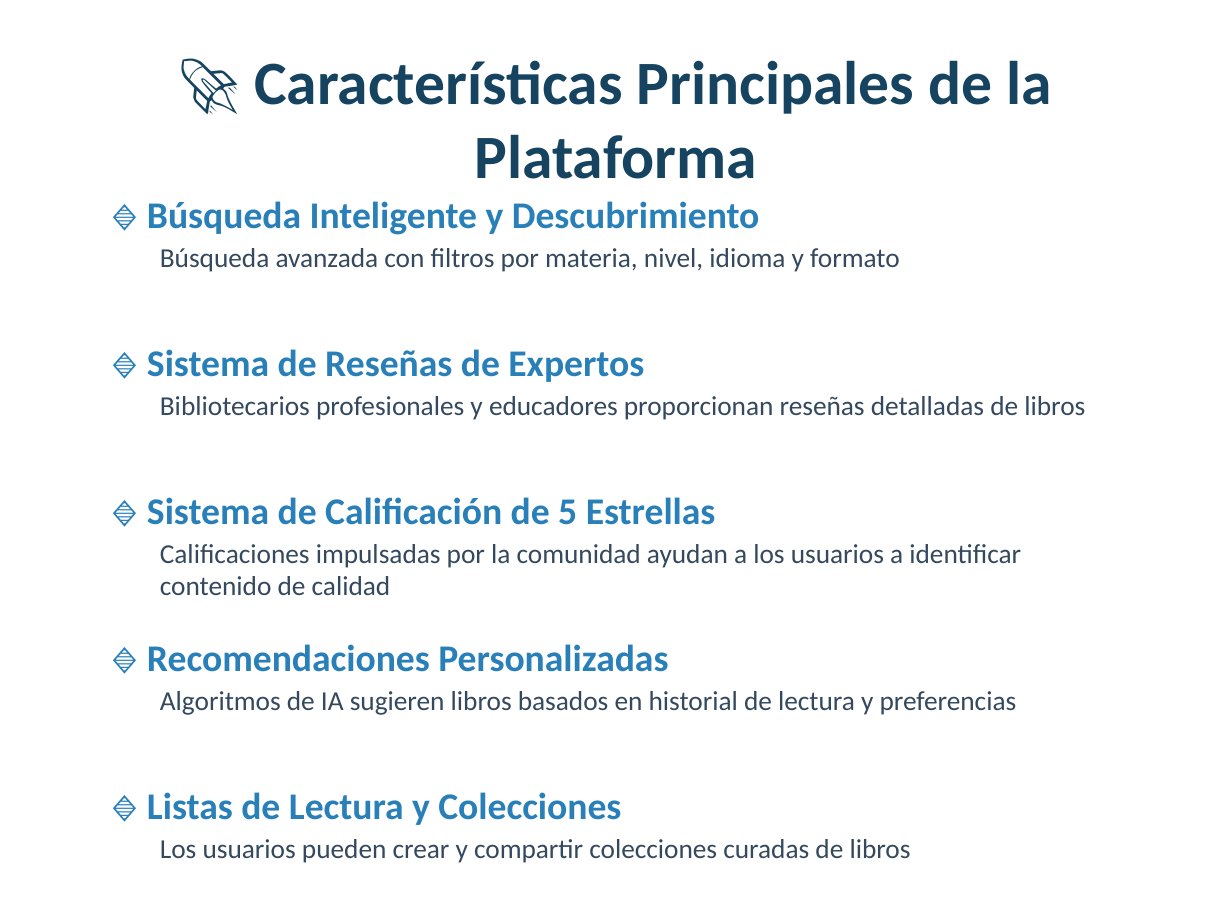
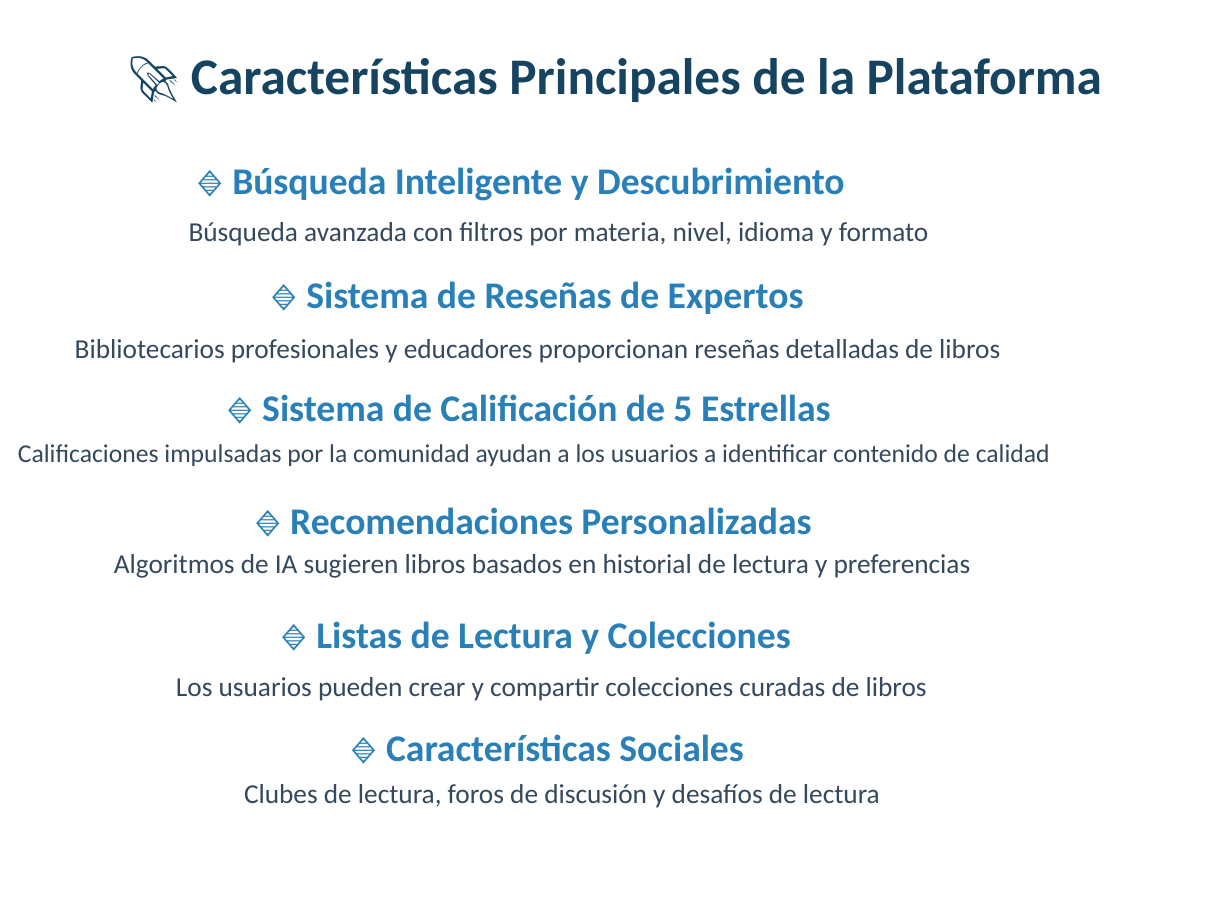
Before and after one commit to AngelTech90/University_documents, a slide deck: slide 5 of Programming_project/presentation_powerpoint/LibraryLink_Plataforma_Libros_Gratuitos_Presentacion.pptx. Drawn at 1232x924 pixels with LibreOffice and Linux fonts; fonts in the diff are those of the drawing. Boxes give left, top, right and bottom in pixels: in the first picture for what was removed or moved away, otherwise in the second. Text is boxed around its words. In the diff, an @@ line names an element or a change of style, - is before the commit and + after.

```diff
--- a/Programming_project/presentation_powerpoint/LibraryLink_Plataforma_Libros_Gratuitos_Presentacion.pptx
+++ b/Programming_project/presentation_powerpoint/LibraryLink_Plataforma_Libros_Gratuitos_Presentacion.pptx
@@ text "🚀 Características Principales de la ...": place and size @@
-text "🚀 Características Principales de la ..." at bbox=[254, 60, 1051, 179]
+text "🚀 Características Principales de la ..." at bbox=[191, 58, 1102, 102]
@@ text "🚀 Características Principales de la ..." at bbox=[191, 58, 1102, 102]: size 36 to 30 pt @@
@@ text "🔹 Búsqueda Inteligente y Descubrimiento": place and size @@
-text "🔹 Búsqueda Inteligente y Descubrimiento" at bbox=[147, 201, 760, 235]
+text "🔹 Búsqueda Inteligente y Descubrimiento" at bbox=[232, 167, 845, 201]
@@ text "Búsqueda avanzada con filtros por ...": place and size @@
-text "Búsqueda avanzada con filtros por ..." at bbox=[160, 248, 900, 272]
+text "Búsqueda avanzada con filtros por ..." at bbox=[189, 222, 929, 246]
@@ text "🔹 Sistema de Reseñas de ...": place and size @@
-text "🔹 Sistema de Reseñas de ..." at bbox=[147, 349, 644, 382]
+text "🔹 Sistema de Reseñas de ..." at bbox=[306, 281, 804, 314]
@@ text "Bibliotecarios profesionales y educadores proporcionan ...": place and size @@
-text "Bibliotecarios profesionales y educadores proporcionan ..." at bbox=[160, 396, 1085, 420]
+text "Bibliotecarios profesionales y educadores proporcionan ..." at bbox=[75, 339, 1000, 363]
@@ text "🔹 Sistema de Calificación de ...": place and size @@
-text "🔹 Sistema de Calificación de ..." at bbox=[147, 497, 716, 525]
+text "🔹 Sistema de Calificación de ..." at bbox=[262, 394, 831, 422]
@@ text "Calificaciones impulsadas por la comunidad ...": place and size @@
-text "Calificaciones impulsadas por la comunidad ..." at bbox=[160, 544, 1021, 595]
+text "Calificaciones impulsadas por la comunidad ..." at bbox=[18, 444, 1050, 466]
@@ text "Calificaciones impulsadas por la comunidad ..." at bbox=[18, 444, 1050, 466]: size 16 to 15 pt @@
@@ text "🔹 Recomendaciones Personalizadas": place and size @@
-text "🔹 Recomendaciones Personalizadas" at bbox=[147, 644, 668, 672]
+text "🔹 Recomendaciones Personalizadas" at bbox=[290, 507, 811, 535]
@@ text "Algoritmos de IA sugieren libros ...": place and size @@
-text "Algoritmos de IA sugieren libros ..." at bbox=[160, 691, 1017, 715]
+text "Algoritmos de IA sugieren libros ..." at bbox=[114, 554, 971, 578]
@@ text "🔹 Listas de Lectura y ...": place and size @@
-text "🔹 Listas de Lectura y ..." at bbox=[147, 792, 621, 825]
+text "🔹 Listas de Lectura y ..." at bbox=[316, 621, 791, 654]
@@ text "Los usuarios pueden crear y ...": place and size @@
-text "Los usuarios pueden crear y ..." at bbox=[160, 839, 911, 863]
+text "Los usuarios pueden crear y ..." at bbox=[176, 677, 927, 701]
@@ text added at bbox=[386, 734, 744, 762], 22 pt, text #2980B9, bold @@
+🔹 Características Sociales
@@ text added at bbox=[244, 784, 880, 808], 16 pt, text #34495E @@
+Clubes de lectura, foros de discusión y desafíos de lectura
```
Also in this commit, not shown: 3 other slides changed, 2 other files.
